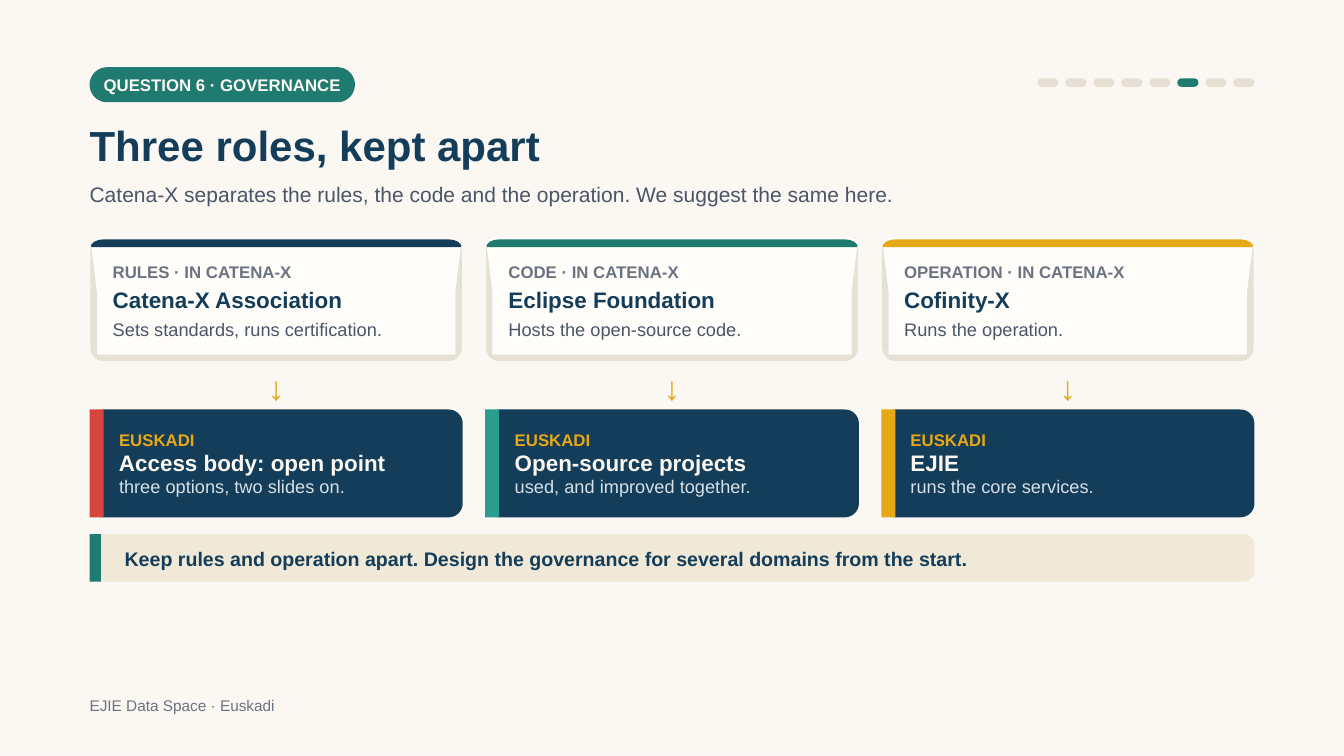
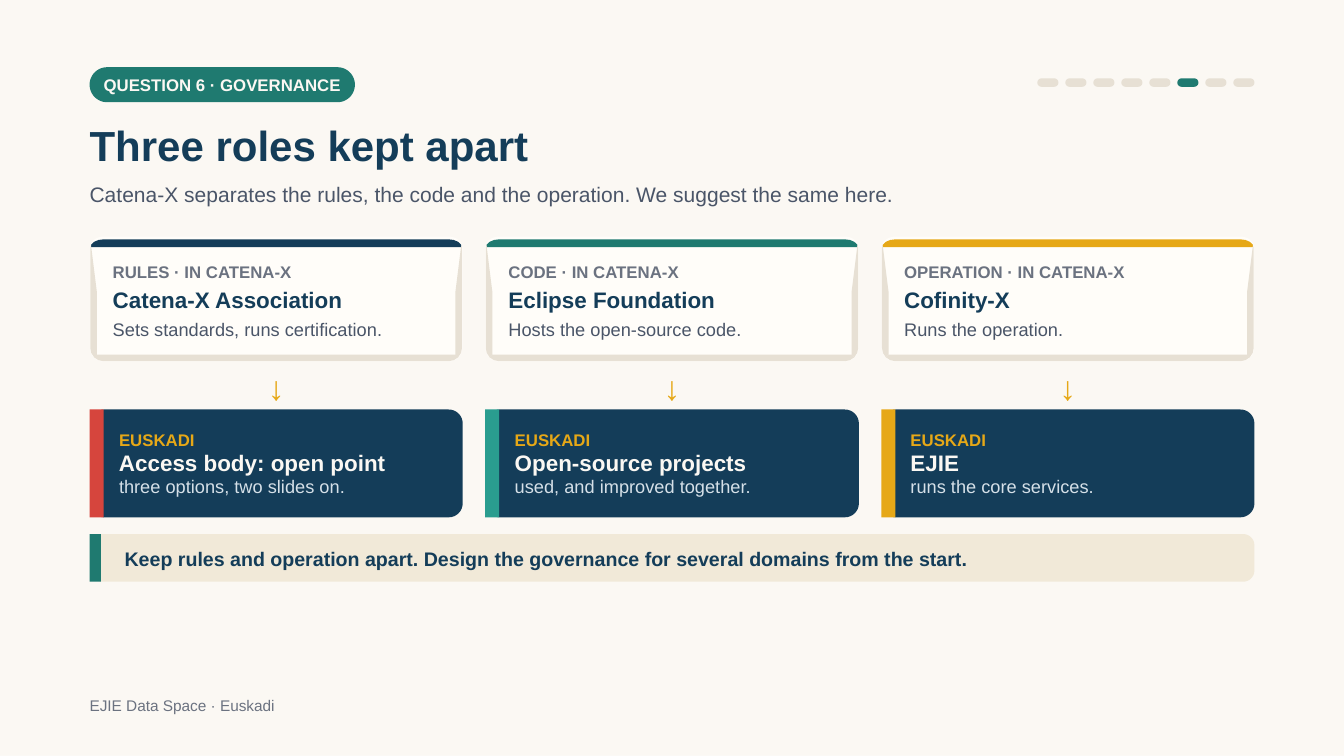
Before and after one commit to ma3u/MinimumViableHealthDataspacev2, a slide deck: slide 12 of docs/demos/euskadi-ejie-2026.pptx. Drawn at 1344x756 pixels with LibreOffice and Linux fonts; fonts in the diff are those of the drawing. Boxes give left, top, right and bottom in pixels: in the first picture for what was removed or moved away, otherwise in the second. Text is boxed around its words. In the diff, an @@ line names an element or a change of style, - is before the commit and + after.

```diff
--- a/docs/demos/euskadi-ejie-2026.pptx
+++ b/docs/demos/euskadi-ejie-2026.pptx
@@ text at (x1=90, y1=130, x2=528, y2=169): text changed @@
-Three roles, kept apart
+Three roles kept apart
```
Also in this commit, not shown: 17 other slides changed, 11 other files.
